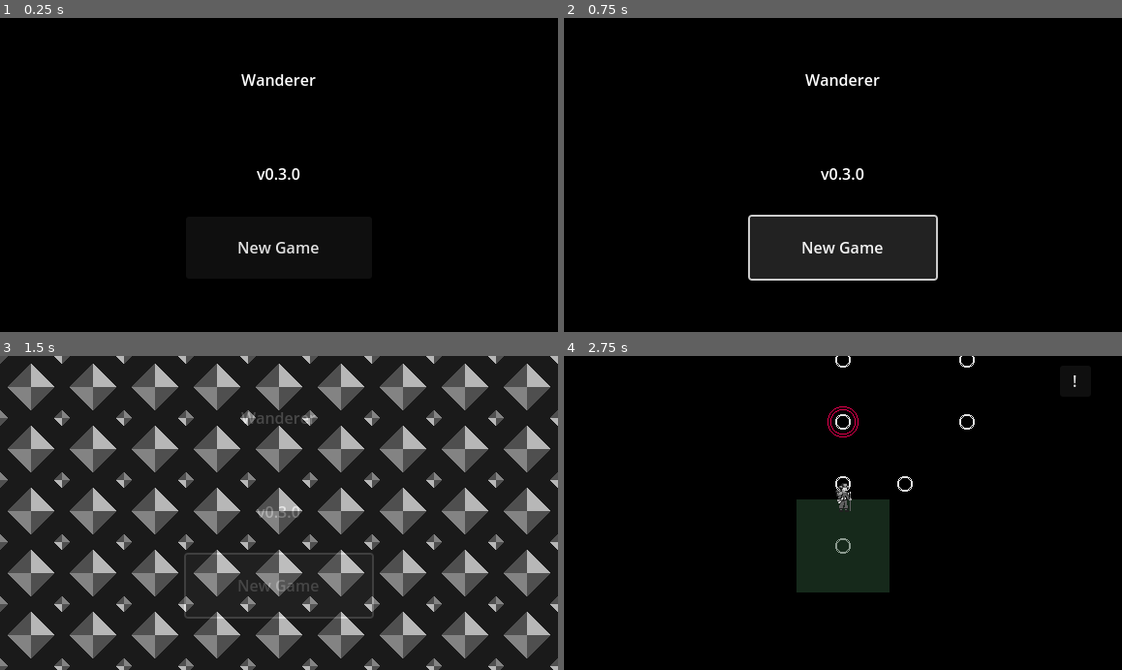
Above: before the commit, frames 1-4 (two rows, left to right).
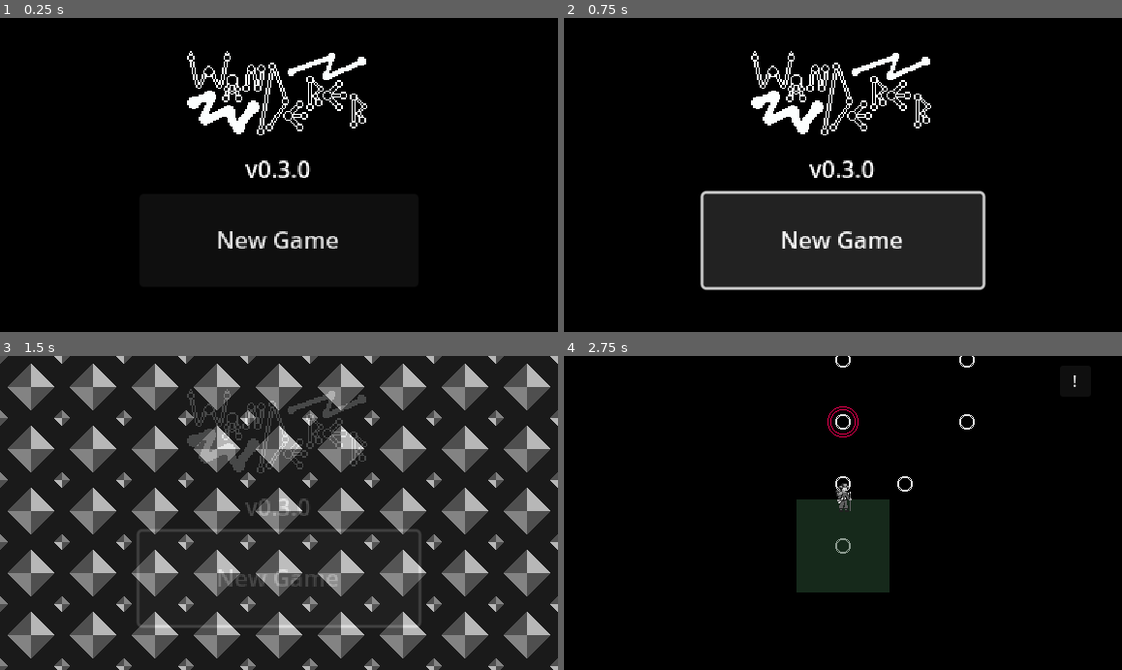
Above: after the commit, the same moments.

Repository: LidesSam/wanderer
Game: Godot game, scene res://source/scenes/main_menu.tscn
Same seed, same stepped clock (60 frames per second), same inputs: the game is played once before the commit and once after it.
Inputs:
- Up to frame 1 (0.25 s): no input
- Up to frame 2 (0.75 s): click "New Game" at 0.5 s
- Up to frame 3 (1.5 s): click "New Game" at 1.25 s
- Up to frame 4 (2.75 s): click "Go!" at 2 s

The runs differ from the first frame. In frame 1, 3.4% of the frame differs, in the area x 33-66%, y 10-75%; in frame 2, 13%, in the area x 24-76%, y 10-87%; in frame 3, 4.3%; in frame 4, nothing differs.

Commit message:
new freature: title card and camera resize

Diff:
--- a/source/scenes/main_menu.tscn
+++ b/source/scenes/main_menu.tscn
@@ -1,6 +1,7 @@
-[gd_scene load_steps=2 format=3 uid="uid://c42bji6j8q7e2"]
+[gd_scene load_steps=3 format=3 uid="uid://c42bji6j8q7e2"]
 
 [ext_resource type="Script" path="res://source/scenes/main_menu.gd" id="1_3qlpw"]
+[ext_resource type="Texture2D" uid="uid://d4b1yc4cgl5gm" path="res://assets/sprites/system/tittle-card.png" id="2_rmbkt"]
 
 [node name="MainMenu" type="Control"]
 layout_mode = 3
@@ -11,27 +12,31 @@
 grow_vertical = 2
 script = ExtResource("1_3qlpw")
 
+[node name="version" type="Label" parent="."]
+layout_mode = 1
+anchors_preset = 14
+anchor_top = 0.5
+anchor_right = 1.0
+anchor_bottom = 0.5
+offset_left = 128.0
+offset_top = -26.0
+offset_right = -128.0
+offset_bottom = -2.0
+grow_horizontal = 2
+grow_vertical = 2
+pivot_offset = Vector2(16, 32)
+text = "v0.3.0"
+horizontal_alignment = 1
+vertical_alignment = 1
+
 [node name="Title" type="Label" parent="."]
+visible = false
 layout_mode = 1
 anchors_preset = 10
 anchor_right = 1.0
 offset_bottom = 128.0
 grow_horizontal = 2
 text = "Wanderer"
-horizontal_alignment = 1
-vertical_alignment = 1
-
-[node name="version" type="Label" parent="."]
-layout_mode = 1
-anchors_preset = 14
-anchor_top = 0.5
-anchor_right = 1.0
-anchor_bottom = 0.5
-offset_top = -34.0
-offset_bottom = 31.0
-grow_horizontal = 2
-grow_vertical = 2
-text = "v0.3.0"
 horizontal_alignment = 1
 vertical_alignment = 1
 
@@ -43,9 +48,9 @@
 anchor_right = 0.5
 anchor_bottom = 1.0
 offset_left = -96.0
-offset_top = -119.0
+offset_top = -159.0
 offset_right = 96.0
-offset_bottom = -55.0
+offset_bottom = -95.0
 grow_horizontal = 2
 grow_vertical = 0
 text = "New Game"
@@ -67,4 +72,16 @@
 offset_bottom = 48.0
 text = "X"
 
+[node name="TextureRect" type="TextureRect" parent="."]
+layout_mode = 0
+offset_left = 224.0
+offset_top = 64.0
+offset_right = 352.0
+offset_bottom = 128.0
+texture = ExtResource("2_rmbkt")
+
+[node name="Camera2D" type="Camera2D" parent="."]
+position = Vector2(288, 152)
+zoom = Vector2(1.5, 1.5)
+
 [connection signal="pressed" from="newgameBtn" to="." method="_on_newgame_btn_pressed"]
Binary file added: assets/sprites/system/tittle-card.png
Not shown, added: assets/sprites/system/tittle-card.png.import
